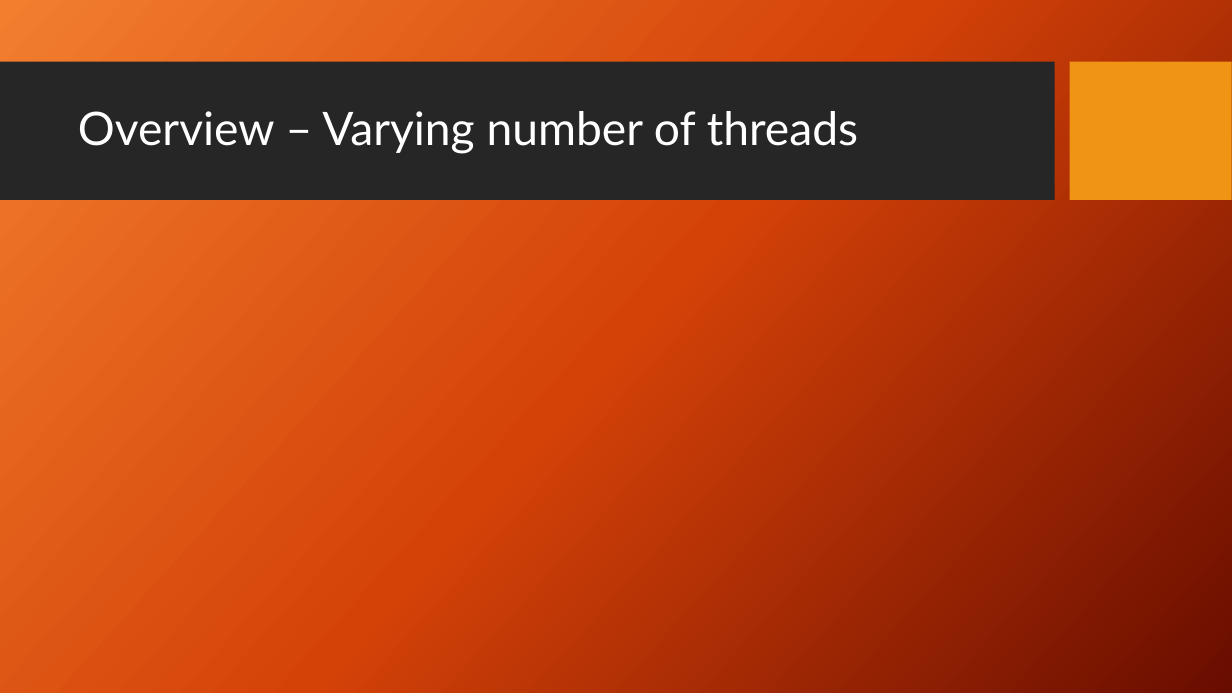
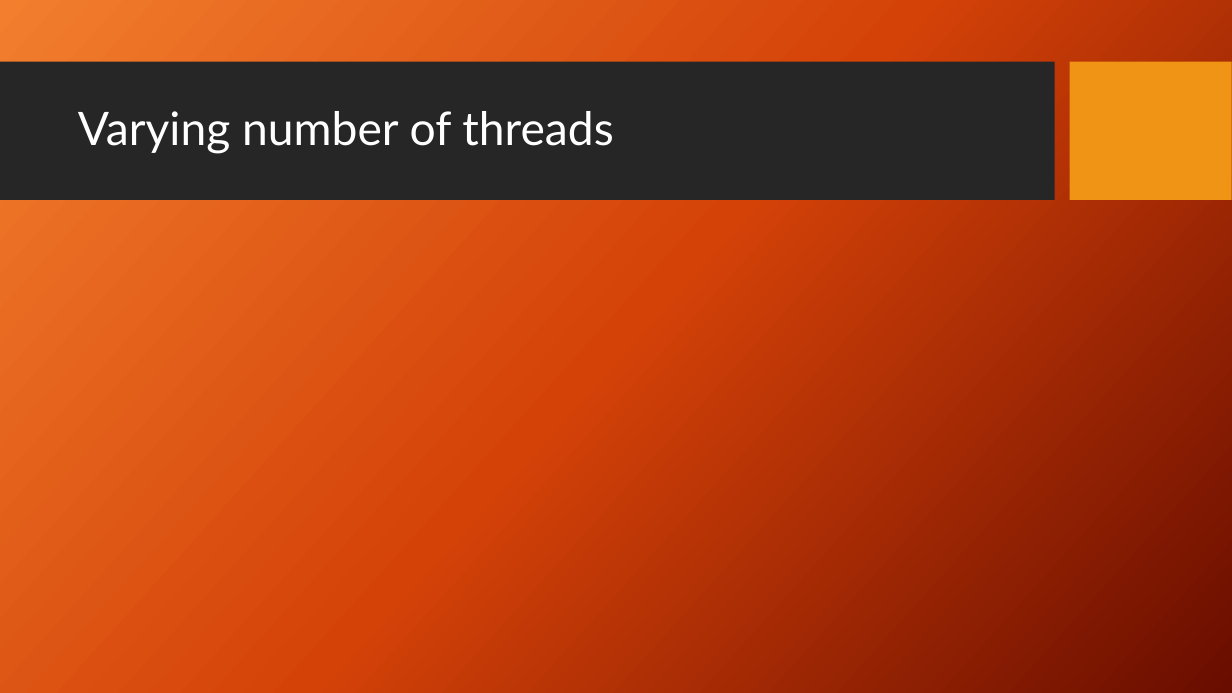
Before and after one commit to Aphlax/Parallelepipeds, a slide deck: slide 49 of FinalPresentation_Parallel Connected Components.pptx (slide 27 before the commit). Drawn at 1232x693 pixels with LibreOffice and Linux fonts; fonts in the diff are those of the drawing; background and template pictures are left out. Boxes give left, top, right and bottom in pixels: in the first picture for what was removed or moved away, otherwise in the second. Text is boxed around its words. In the diff, an @@ line names an element or a change of style, - is before the commit and + after.

Commit message:
Final Presentation

```diff
--- a/FinalPresentation_Parallel Connected Components.pptx
+++ b/FinalPresentation_Parallel Connected Components.pptx
@@ title at (78,111,613,154): text changed @@
-Overview – Varying number of threads
+Varying number of threads
```
Also in this commit, not shown: 16 other slides changed, 25 slides added, 3 slides removed.
